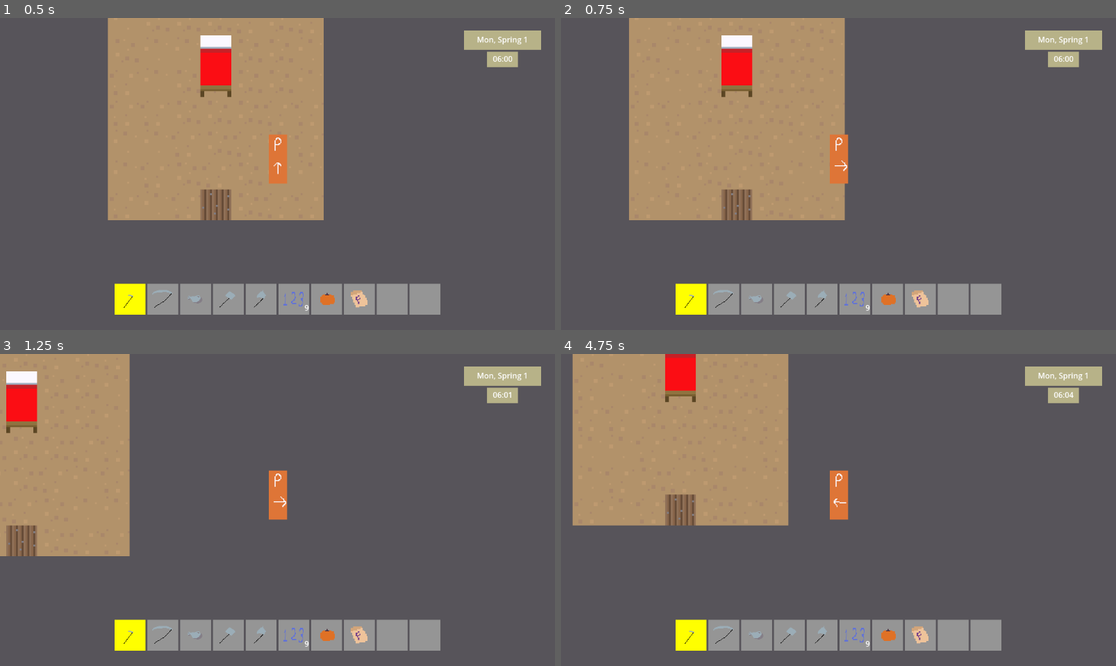
Above: before the commit, frames 1-4 (two rows, left to right).
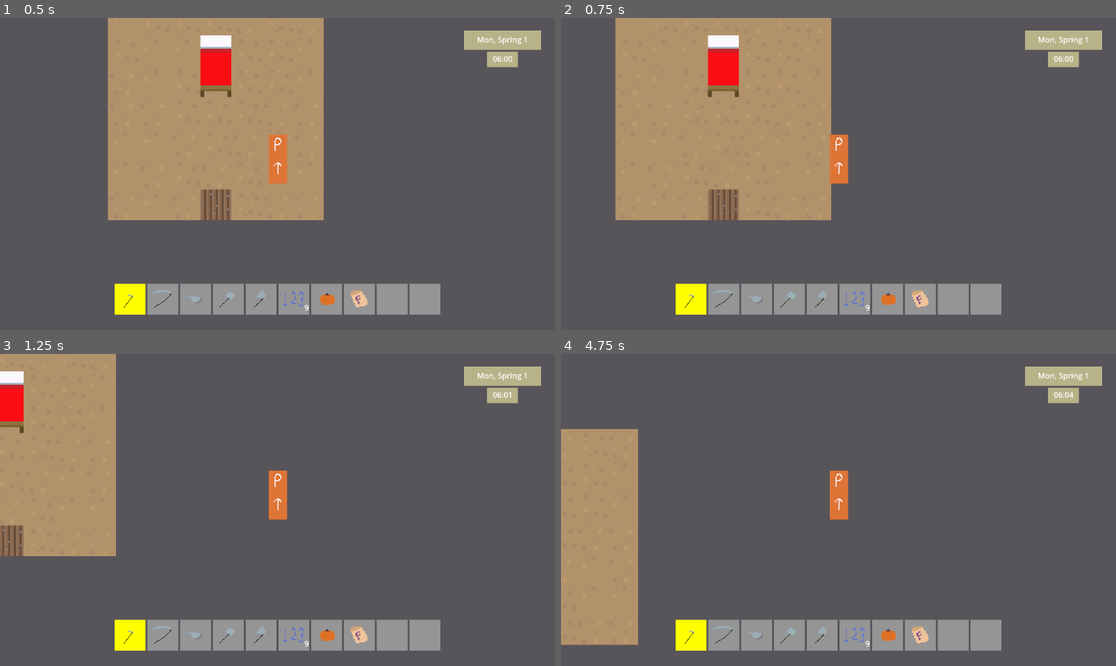
Above: after the commit, the same moments.

Repository: ellis-matthew4/farming-game-framework
Game: Godot game, scene res://scenes/map.tscn
Two runs of this game, one before a commit and one after it. Both use one fixed random seed, a clock stepped at 60 frames per second and the inputs below. The project has no main scene, so this scene is started directly.
Inputs (mouse positions are in pixels of both pictures, inside the frame that each line leads up to):
- Up to frame 1 (0.5 s): no input
- Up to frame 2 (0.75 s): tap Enter at 0.5 s; move the mouse to (960, 158) at 0.52 s; hold D (move_right) from 0.53 s (still down); hold Shift (ux_modify) from 0.53 s (still down); click (960, 158) at 0.67 s
- Up to frame 3 (1.25 s): keep holding D (move_right); keep holding Shift (ux_modify)
- Up to frame 4 (4.75 s): move the mouse to (727, 525) at 1.27 s; release D (move_right) at 1.28 s; release Shift (ux_modify) at 1.28 s; hold S (move_down) 1.28-2.03 s; click (727, 525) at 1.35 s; tap Shift (ux_modify) at 1.55, 3.05, 4.35 s; move the mouse to (894, 441) at 2.02 s; hold D (move_right) 2.03-2.78 s; hold Shift (ux_modify) 2.03-2.78 s; move the mouse to (810, 572) at 2.77 s; hold W (move_up) 2.78-3.53 s; tap Mouse wheel down (ux_mwd) at 2.85 s; click (810, 572) at 2.92 s; tap Space at 3.5 s; move the mouse to (1005, 556) at 3.52 s; hold Shift (ux_modify) 3.53-4.28 s; hold A (move_left) from 3.53 s (still down); tap Mouse wheel up (ux_mwu) at 3.6 s; move the mouse to (672, 463) at 4.27 s

Frame 1 is identical in both runs. In frame 2, 4.5% of the frame differs, in the area x 9-52%, y 0-65%; in frame 3, 2.9%; in frame 4, 24%, in the area x 0-52%, y 0-94%.

Commit message:
Sidestep

Diff:
--- a/src/scripts/player.gd
+++ b/src/scripts/player.gd
@@ -2,8 +2,6 @@
 
 enum DIRS { DOWN, UP, LEFT, RIGHT, NONE }
 var facing = DIRS.DOWN
-var vertical = DIRS.DOWN
-var horizontal = DIRS.RIGHT
 
 var snap = Globals.map_grid_size
 var snap_point
@@ -39,11 +37,14 @@
 			if _snapped():
 				global_position = snap_point
 				emit_signal("reached")
-				if _parse_movement() == last_movement_accepted:
-					print(_parse_movement())
+				var input = _parse_movement()
+				if input == last_movement_accepted:
+					if Input.is_action_pressed("ux_modify"):
+						snap_point = _snap(input)
+					else:
+						snap_point = _snap()
 					emit_signal("walk")
 				else:
-					print("stopping")
 					velocity = Vector2(0,0)
 			else:
 				velocity = _get_snap_vector() * Globals.WALK_SPEED
@@ -75,10 +76,15 @@
 		return DIRS.NONE
 
 func _handle_walk(input):
-	emit_signal("turn", input)
-	await get_tree().create_timer(0.05).timeout
-	if _parse_movement() == input:
-		emit_signal("walk")
+	if Input.is_action_pressed("ux_modify"):
+		snap_point = _snap(input)
+		moving = true
+	else:
+		emit_signal("turn", input)
+		await get_tree().create_timer(0.05).timeout
+		snap_point = _snap()
+		if _parse_movement() == input:
+			emit_signal("walk")
 
 func get_direction():
 	match(facing):
@@ -124,7 +130,9 @@
 	var y = int(global_position.y)
 	var step_x = snappedi(x, snap)
 	var step_y = snappedi(y, snap)
-	dir = facing if not is_instance_valid(dir) else dir
+	if dir == null:
+		dir = facing
+	print(str(x,' ', y,' ', step_x,' ', step_y,' ',snap, ' ', dir))
 	match(dir):
 		DIRS.UP:
 			step_y = step_y if step_y < y else step_y - snap
@@ -134,6 +142,7 @@
 			step_x = step_x if step_x < x else step_x - snap
 		DIRS.RIGHT:
 			step_x = step_x if step_x > x else step_x + snap
+	print(str(Vector2(step_x, step_y)))
 	return Vector2(step_x, step_y)
 
 func _force_realign():
@@ -153,14 +162,9 @@
 	}
 	$AnimatedSprite2D.play(animation_keys[dir])
 	facing = dir
-	if dir in [DIRS.LEFT, DIRS.RIGHT]:
-		horizontal = dir
-	elif dir in [DIRS.UP, DIRS.DOWN]:
-		vertical = dir
 	_align_interact_pivot(facing)
 
 func _walk():
-	snap_point = _snap()
 	moving = true
 
 func _reached():
